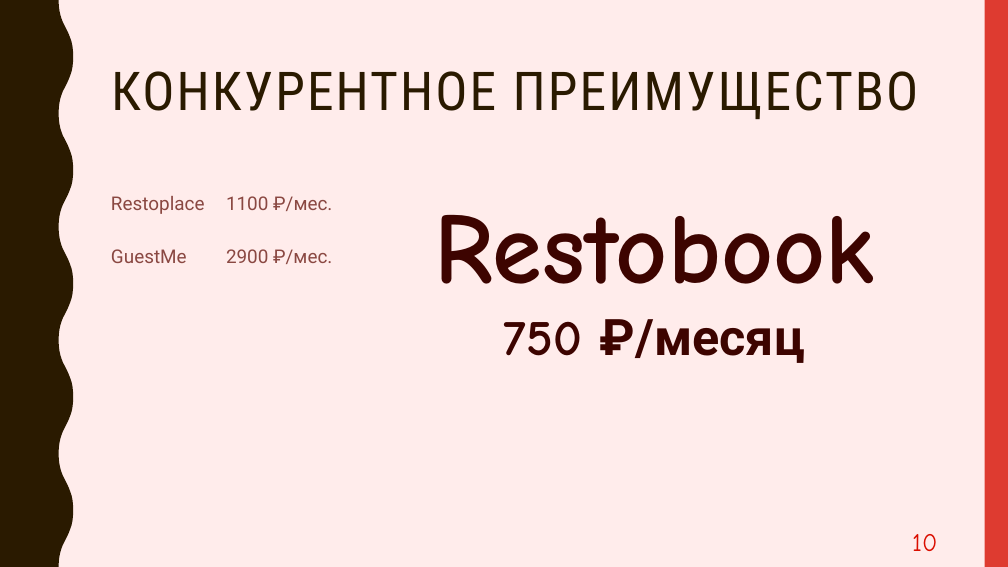
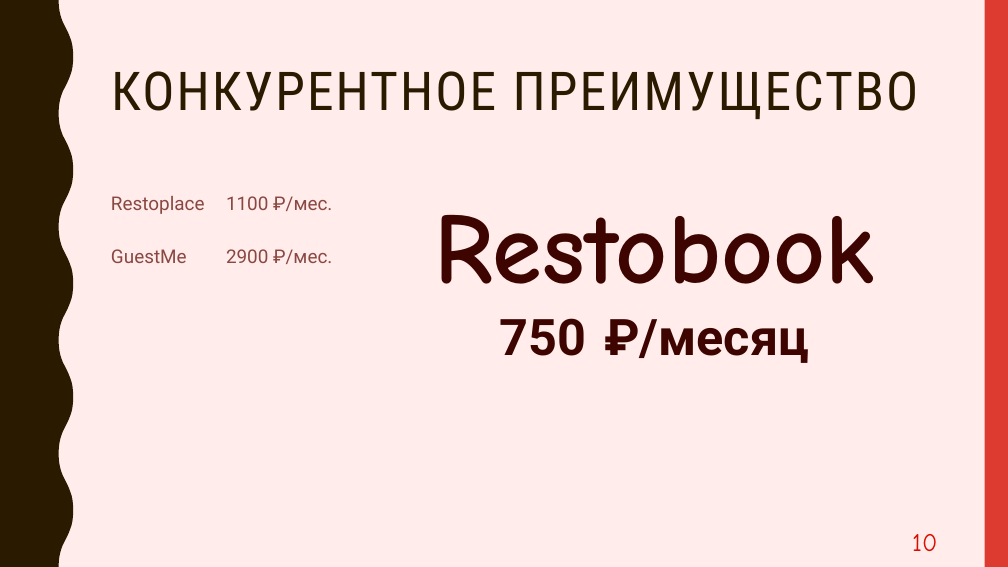
Before and after one commit to PavelPutin/restobook, a slide deck: slide 10 of presentation (product)/Restobook.pptx. Drawn at 1008x567 pixels with LibreOffice and Linux fonts; fonts in the diff are those of the drawing. Boxes give left, top, right and bottom in pixels: in the first picture for what was removed or moved away, otherwise in the second. Text is boxed around its words. In the diff, an @@ line names an element or a change of style, - is before the commit and + after.

```diff
--- a/presentation (product)/Restobook.pptx
+++ b/presentation (product)/Restobook.pptx
@@ table at box(104, 189, 945, 414) @@
@@ font Comic Neue to Roboto in "750" @@
```
Also in this commit, not shown: 5 other slides changed, 1 other file.
